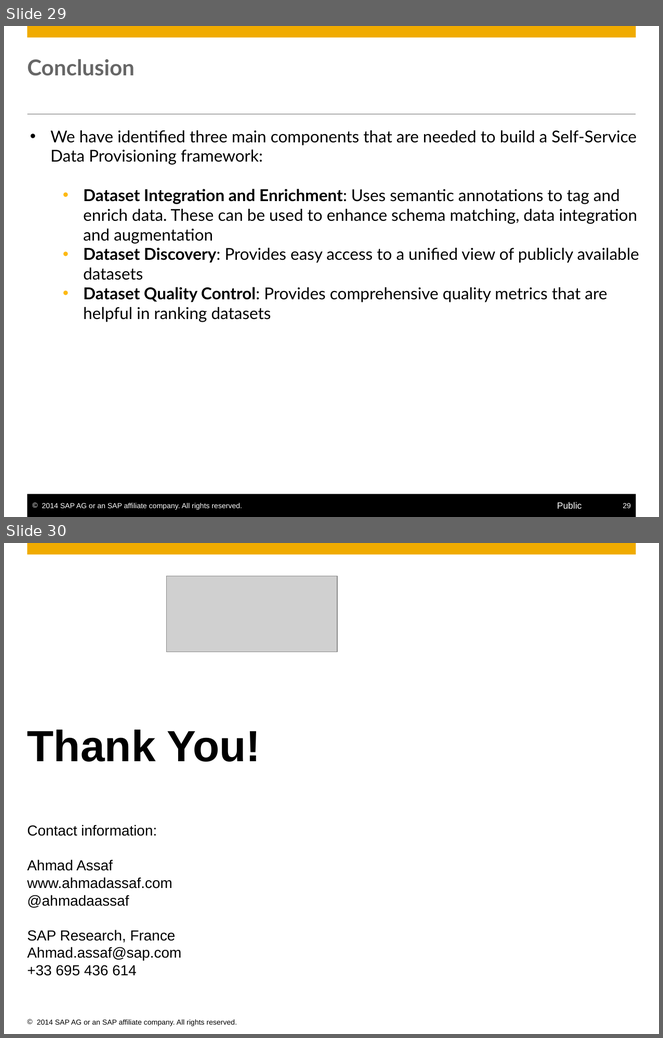
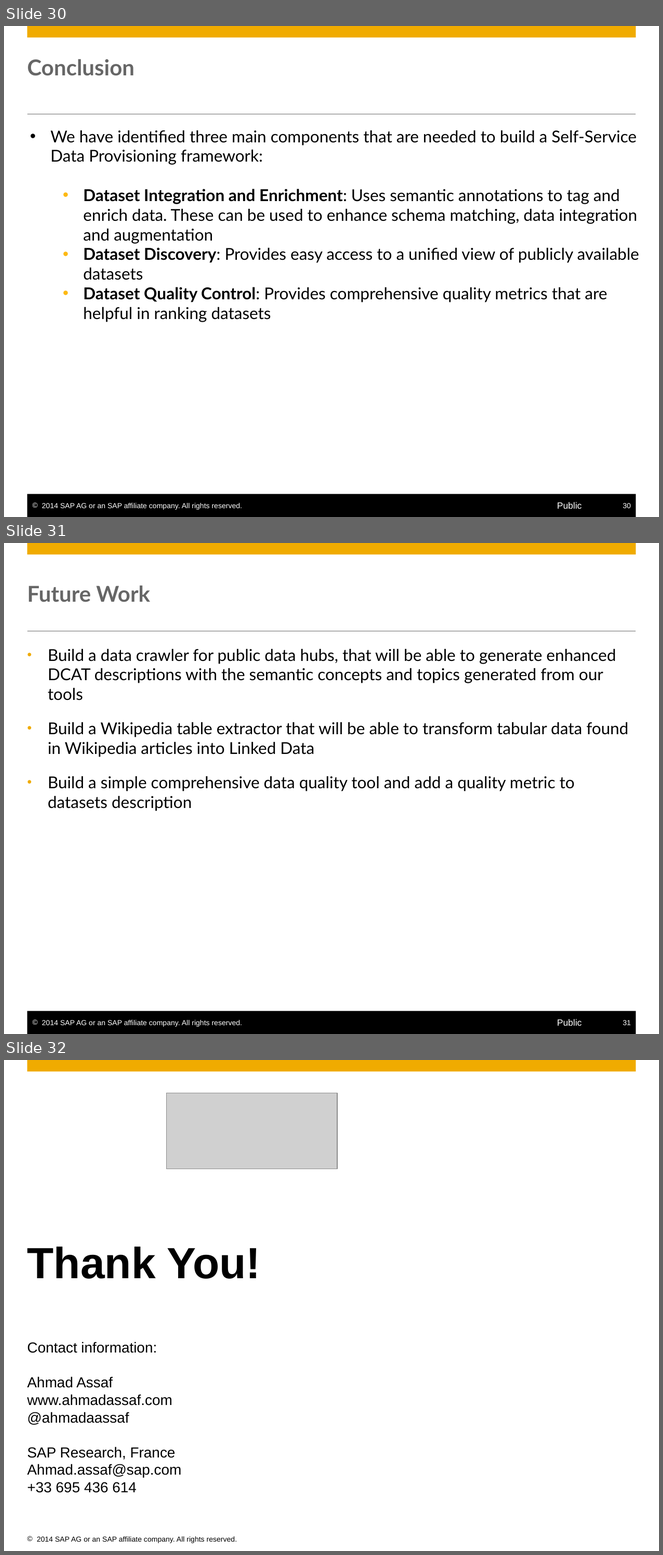
Before and after one commit to S-c-H-i-Z-o/PhD, a slide deck: Progress Reports CIFRE & Workplans/PhD Interim Report/presentation/Self-Service Data Provisioning through Semantic Enrichment of Data - Updated.pptx. Shown one above the other, each under a label of ours: slides 29 and 30 before the commit, slides 30, 31 and 32 after it. The pictures are 663x1038 and 663x1555 pixels, drawn with LibreOffice and Linux fonts; fonts in the diff are those of the drawing; grey boxes stand for pictures; background and template pictures are left out. Boxes give left, top, right and bottom in pixels: in the first picture for what was removed or moved away, otherwise in the second. Text is boxed around its words. In the diff, an @@ line names an element or a change of style, - is before the commit and + after.

```diff
--- a/Progress Reports CIFRE & Workplans/PhD Interim Report/presentation/Self-Service Data Provisioning through Semantic Enrichment of Data - Updated.pptx
+++ b/Progress Reports CIFRE & Workplans/PhD Interim Report/presentation/Self-Service Data Provisioning through Semantic Enrichment of Data - Updated.pptx
@@ slide 31 added at <box>4,543,659,1034</box>, background #FFFFFF; not listed: 6 template elements that a slide beside it also shows @@
@@ title added at <box>27,586,150,602</box>, 24 pt, text #666666, bold @@
+Future Work
@@ text added at <box>48,649,629,811</box>, 18 pt, text #000000 @@
+• Build a data crawler for public data hubs, that will be able to generate enhanced DCAT descriptions with the semantic concepts and topics generated from our tools
+• Build a Wikipedia table extractor that will be able to transform tabular data found in Wikipedia articles into Linked Data
+• Build a simple comprehensive data quality tool and add a quality metric to datasets description
@@ what was slide 29 is now slide 30 @@
@@ page number at <box>623,503,631,509</box>: text changed @@
-29
+30
@@ what was slide 30 is now slide 32 @@
```
Also in this commit, not shown: 5 slides changed, 1 other slide added, 2 other files.
